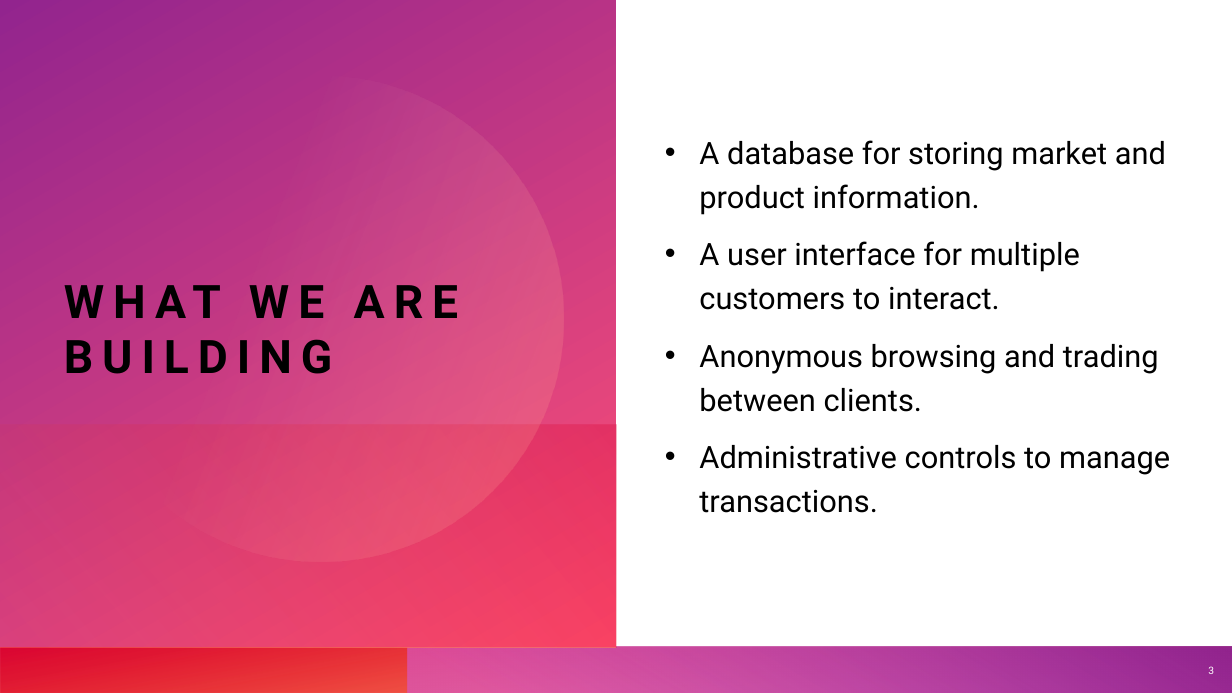
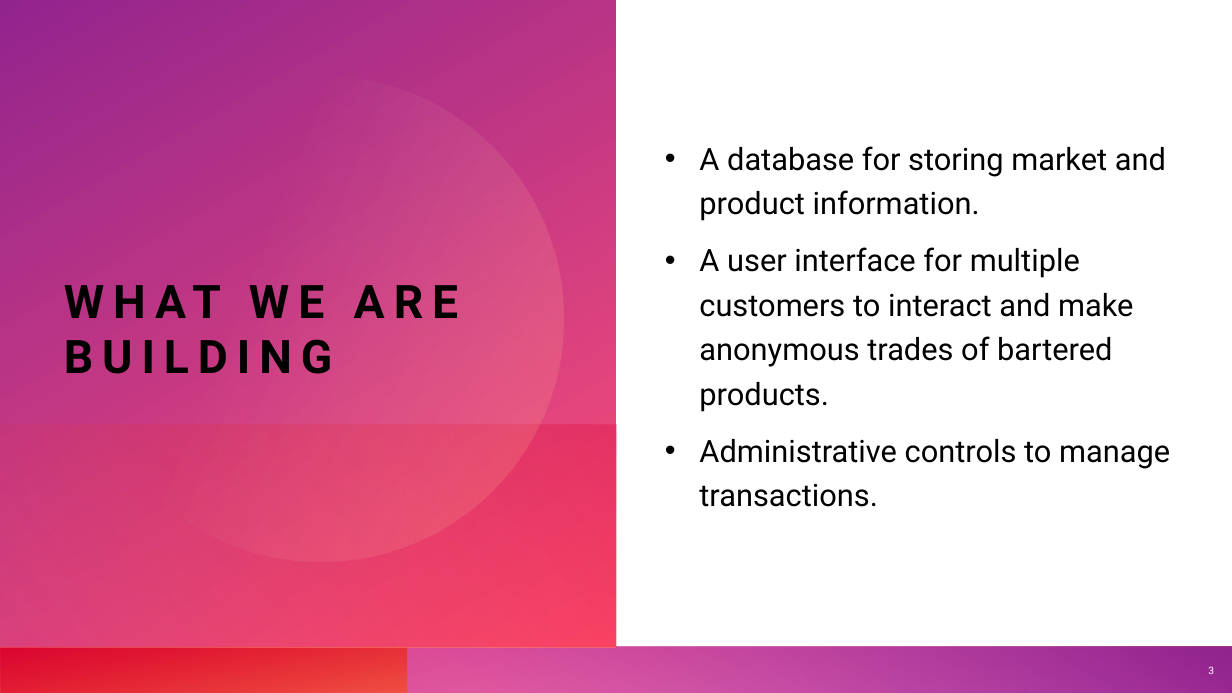
Before and after one commit to cart7982/CaravanSeraiCS360, a slide deck: slide 3 of Presentations/Caravanserai.pptx. Drawn at 1232x693 pixels with LibreOffice and Linux fonts; fonts in the diff are those of the drawing. Boxes give left, top, right and bottom in pixels: in the first picture for what was removed or moved away, otherwise in the second. Text is boxed around its words. In the diff, an @@ line names an element or a change of style, - is before the commit and + after.

```diff
--- a/Presentations/Caravanserai.pptx
+++ b/Presentations/Caravanserai.pptx
@@ text at bbox=[699, 247, 1133, 412]: text changed @@
-• A user interface for multiple customers to interact.
-• Anonymous browsing and trading between clients.
+• A user interface for multiple customers to interact and make anonymous trades of bartered products.
```
Also in this commit, not shown: 4 other slides changed.
